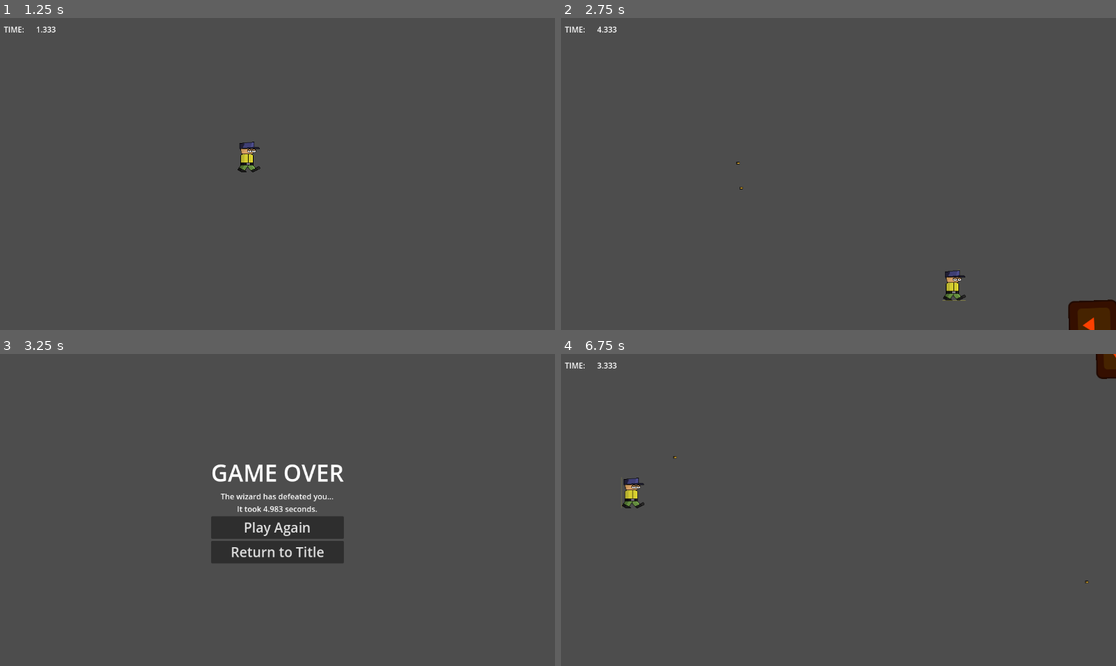
Above: before the commit, frames 1-4 (two rows, left to right).
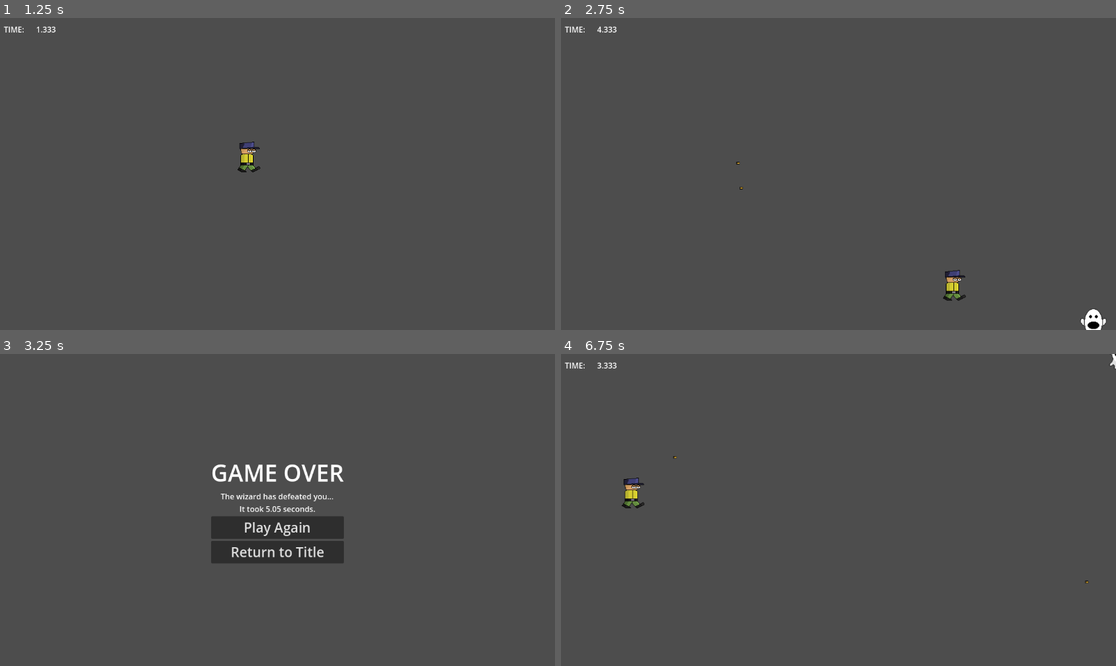
Above: after the commit, the same moments.

Repository: BriarLeaves/gun-wizard-loop-game
Game: Godot game, scene res://start_menu.tscn
Two runs of this game, one before a commit and one after it. Both use one fixed random seed, a clock stepped at 60 frames per second and the inputs below. The engine's default icon, where the game draws it, is replaced by a stand-in: a white triangle on a blue panel in a dark square. Sound files missing from this copy of the repository are replaced by a short silence.
Inputs (mouse positions are in pixels of both pictures, inside the frame that each line leads up to):
- Up to frame 1 (1.25 s): click "Start Game" at 0.5 s
- Up to frame 2 (2.75 s): tap Enter at 1.25 s; move the mouse to (960, 158) at 1.27 s; hold D (move_right) 1.28-2.03 s; click (960, 158) at 1.35 s; move the mouse to (727, 189) at 2.02 s; hold S (move_down) from 2.03 s (still down); click (727, 189) at 2.1 s
- Up to frame 3 (3.25 s): move the mouse to (333, 441) at 2.77 s; release S (move_down) at 2.78 s; hold D (move_right) from 2.78 s (still down); click (333, 441) at 2.85 s
- Up to frame 4 (6.75 s): release D (move_right) at 3.5 s; click "Play Again" at 3.5 s; tap Space at 4.25 s; move the mouse to (810, 572) at 4.27 s; hold W (move_up) 4.28-5 s; click (810, 572) at 4.35 s; click "Play Again" at 5 s; tap Enter at 5.75 s; move the mouse to (1005, 556) at 5.77 s; hold A (move_left) from 5.78 s (still down); click (1005, 556) at 5.85 s; move the mouse to (672, 463) at 6.52 s; click (672, 463) at 6.6 s

Frame 1 is identical in both runs. In frame 2, 0.8% of the frame differs, in the area x 68-100%, y 80-100%; in frame 3, 0.2%; in frame 4, 0.3%.

Commit message:
Ghost sprites added

Diff:
--- a/gun-wizard-loop-game/moving_enemy.gd
+++ b/gun-wizard-loop-game/moving_enemy.gd
@@ -13,6 +13,5 @@
 func initialize(start_position):
 	position = start_position
 	var random_direction = Vector2(randf_range(-1.0, 1.0), randf_range(-1.0, 1.0)).normalized()
-	look_at(random_direction)
 
 	velocity = random_direction * speed
--- a/gun-wizard-loop-game/moving_enemy.tscn
+++ b/gun-wizard-loop-game/moving_enemy.tscn
@@ -1,23 +1,40 @@
-[gd_scene load_steps=5 format=3 uid="uid://dhdp3qnxwlh5h"]
+[gd_scene load_steps=8 format=3 uid="uid://dhdp3qnxwlh5h"]
 
 [ext_resource type="Script" uid="uid://d31rav50j13iw" path="res://moving_enemy.gd" id="1_vrwbr"]
-[ext_resource type="Texture2D" uid="uid://bdser5gbm7t4d" path="res://icon.svg" id="2_vrwbr"]
+[ext_resource type="Texture2D" uid="uid://bn3jkftvp74or" path="res://Assets/ghostly_rick.png" id="2_vrwbr"]
 
 [sub_resource type="RectangleShape2D" id="RectangleShape2D_hho4y"]
-size = Vector2(100, 100)
+size = Vector2(80, 80)
 
 [sub_resource type="RectangleShape2D" id="RectangleShape2D_vrwbr"]
-size = Vector2(100, 100)
+size = Vector2(64, 64)
+
+[sub_resource type="AtlasTexture" id="AtlasTexture_hho4y"]
+atlas = ExtResource("2_vrwbr")
+region = Rect2(2, 2, 78, 78)
+
+[sub_resource type="AtlasTexture" id="AtlasTexture_ex37s"]
+atlas = ExtResource("2_vrwbr")
+region = Rect2(83, 2, 78, 78)
+
+[sub_resource type="SpriteFrames" id="SpriteFrames_qf60e"]
+animations = [{
+"frames": [{
+"duration": 1.0,
+"texture": SubResource("AtlasTexture_hho4y")
+}, {
+"duration": 1.0,
+"texture": SubResource("AtlasTexture_ex37s")
+}],
+"loop": true,
+"name": &"default",
+"speed": 4.0
+}]
 
 [node name="MovingEnemy" type="CharacterBody2D"]
 collision_layer = 4
 collision_mask = 2
 script = ExtResource("1_vrwbr")
-
-[node name="Sprite2D" type="Sprite2D" parent="."]
-modulate = Color(0.988235, 0.25098, 0, 1)
-scale = Vector2(0.8, 0.8)
-texture = ExtResource("2_vrwbr")
 
 [node name="CollisionShape2D" type="CollisionShape2D" parent="."]
 shape = SubResource("RectangleShape2D_hho4y")
@@ -30,4 +47,8 @@
 shape = SubResource("RectangleShape2D_vrwbr")
 debug_color = Color(0.444718, 0.452345, 1, 0.42)
 
+[node name="AnimatedSprite2D" type="AnimatedSprite2D" parent="."]
+sprite_frames = SubResource("SpriteFrames_qf60e")
+autoplay = "default"
+
 [connection signal="area_entered" from="Area2D" to="." method="_on_area_2d_area_entered"]
--- a/gun-wizard-loop-game/room.tscn
+++ b/gun-wizard-loop-game/room.tscn
@@ -24,7 +24,6 @@
 
 [node name="Floor" type="Sprite2D" parent="."]
 position = Vector2(323, 184)
-texture = ExtResource("7_8cv3p")
 
 [node name="Player" parent="." instance=ExtResource("1_88gup")]
 position = Vector2(516, 288)
Binary file added: gun-wizard-loop-game/Assets/ghostly_rick.png
Not shown, added: gun-wizard-loop-game/Assets/ghostly_rick.png.import
Binary file changed: gun-wizard-loop-game/Assets/player2.png
